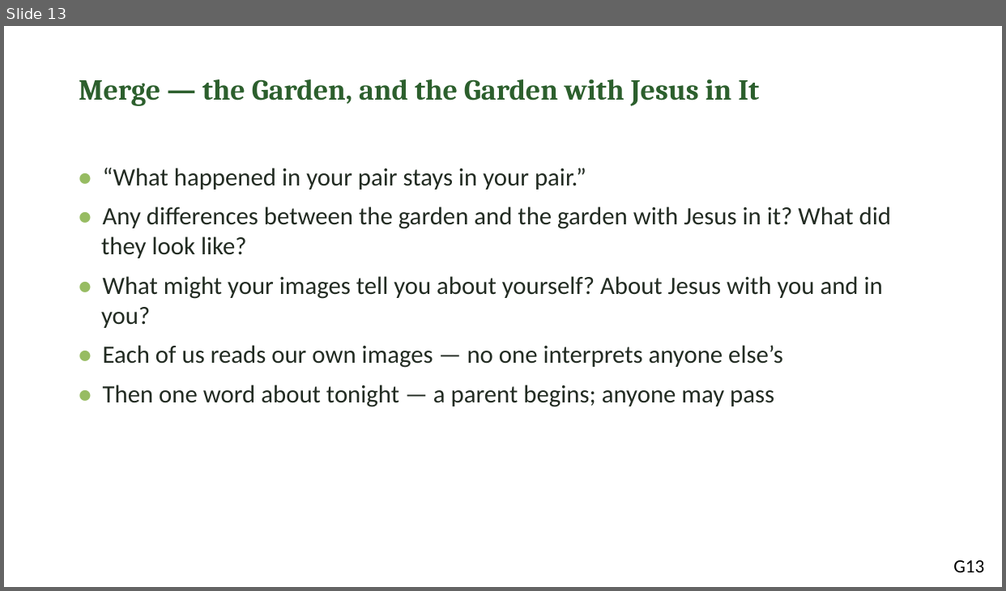
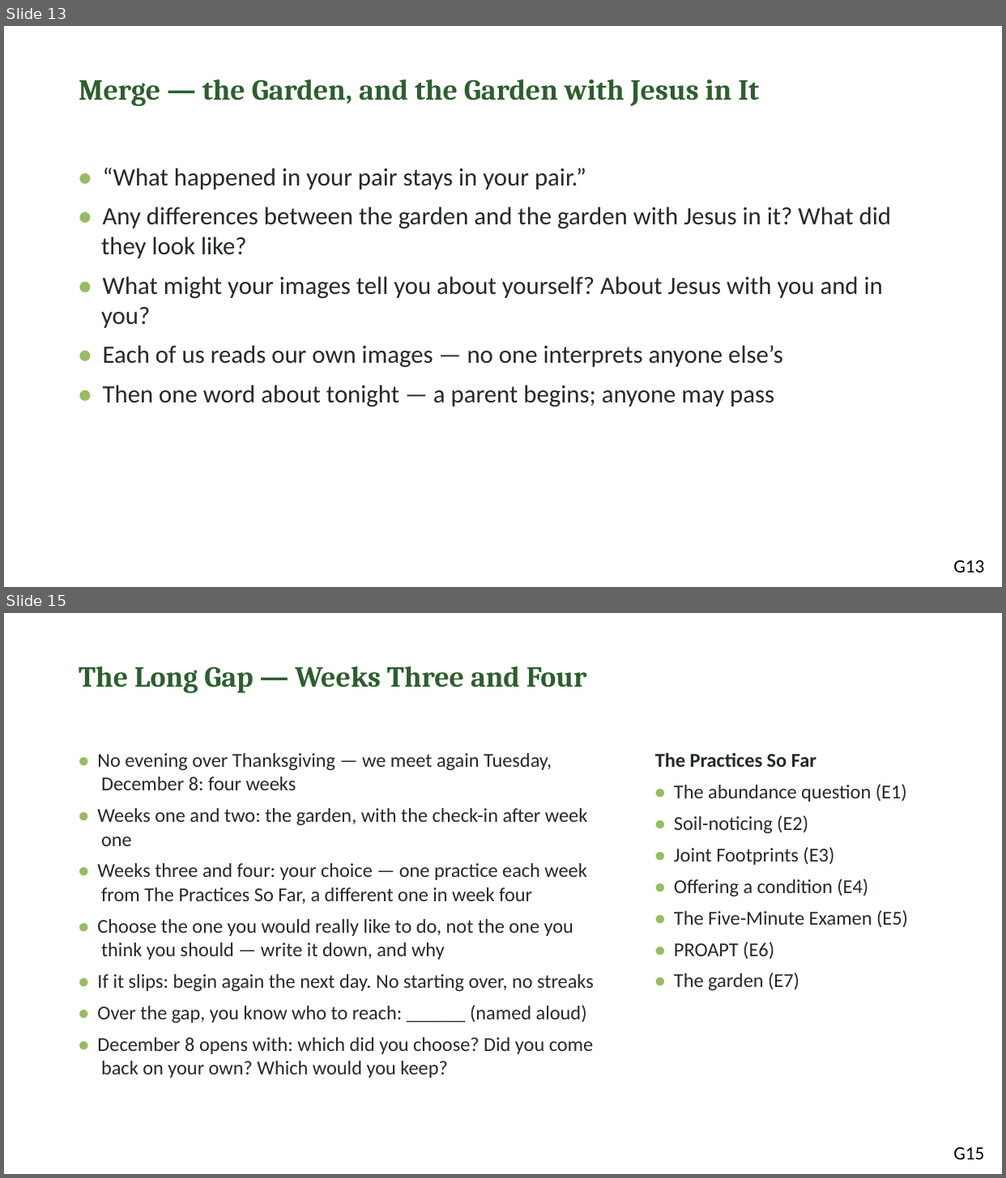
Before and after one commit to jgtittle-ministries/fellowship-of-the-heart-pilot-at-cca-dev, a slide deck: _implementation-notes/evening-series/FotH Evening Session 9-10 Combined Slides DRAFT v1.pptx. Shown one above the other, each under a label of ours: slide 13 before the commit, slides 13 and 15 after it; the slides between them are not shown. The pictures are 1006x591 and 1006x1178 pixels, drawn with LibreOffice and Linux fonts; fonts in the diff are those of the drawing. Boxes give left, top, right and bottom in pixels: in the first picture for what was removed or moved away, otherwise in the second. Text is boxed around its words. In the diff, an @@ line names an element or a change of style, - is before the commit and + after.

```diff
--- a/_implementation-notes/evening-series/FotH Evening Session 9-10 Combined Slides DRAFT v1.pptx
+++ b/_implementation-notes/evening-series/FotH Evening Session 9-10 Combined Slides DRAFT v1.pptx
@@ slide 15 added at (4,613,1002,1174), background #FFFFFF @@
@@ text added at (79,666,587,693), 28 pt, text #2C5F2D, bold @@
+The Long Gap — Weeks Three and Four
@@ text added at (97,753,594,1078), 19 pt, text #222B22 @@
+• No evening over Thanksgiving — we meet again Tuesday, December 8: four weeks
+• Weeks one and two: the garden, with the check-in after week one
+• Weeks three and four: your choice — one practice each week from The Practices So Far, a different one in week four
+• Choose the one you would really like to do, not the one you think you should — write it down, and why
+• If it slips: begin again the next day. No starting over, no streaks
+• Over the gap, you know who to reach: ______ (named aloud)
+• December 8 opens with: which did you choose? Did you come back on your own? Which would you keep?
@@ text added at (655,753,908,990), 19 pt, text #222B22 @@
+The Practices So Far
+• The abundance question (E1)
+• Soil-noticing (E2)
+• Joint Footprints (E3)
+• Offering a condition (E4)
+• The Five-Minute Examen (E5)
+• PROAPT (E6)
+• The garden (E7)
@@ text added at (953,1148,984,1160), 18 pt, text #000000 @@
+G15
```
Also in this commit, not shown: 6 slides changed, 10 other files.
